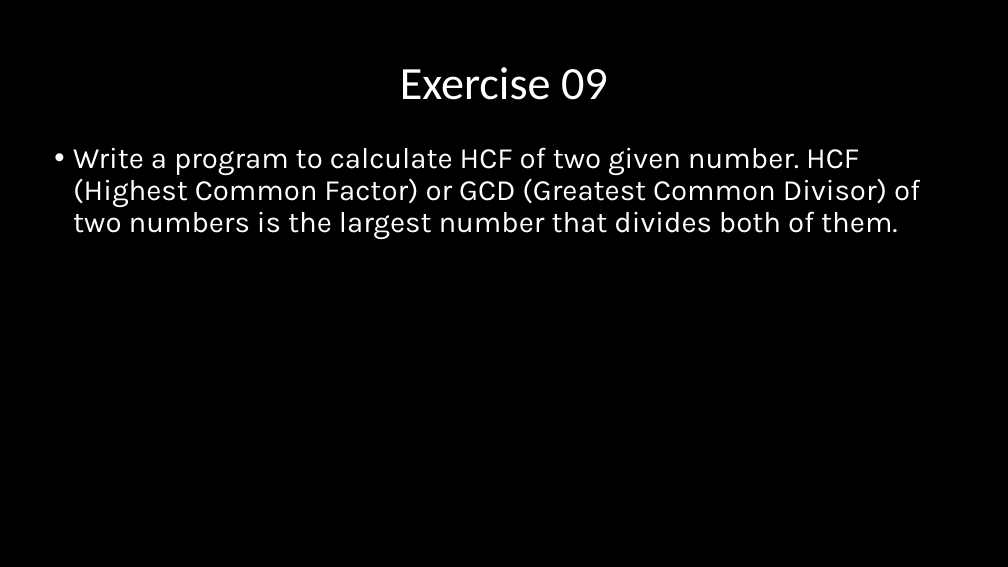
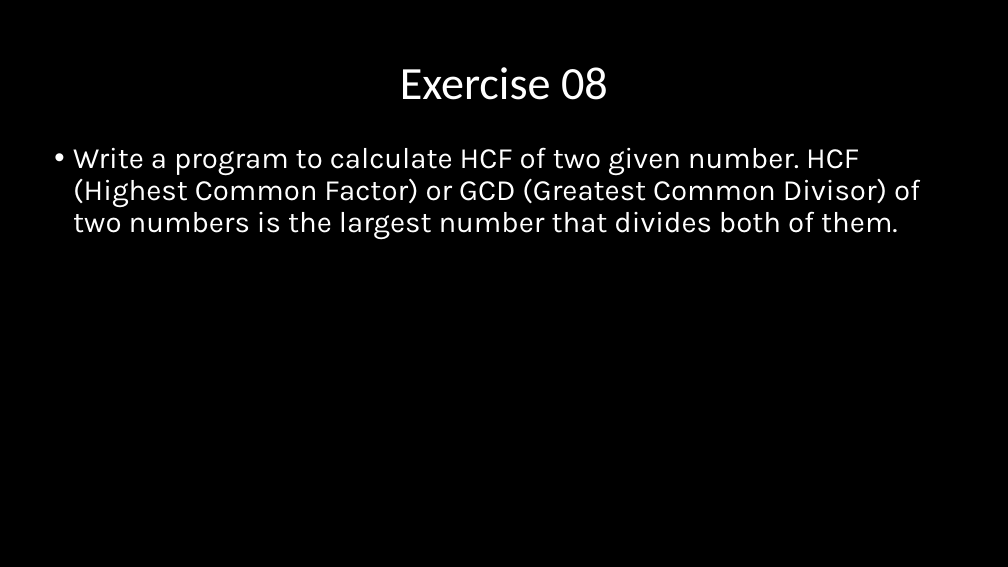
Before and after one commit to OmarAlmighty/FCI-Programming-Fundamentals, a slide deck: slide 40 of DAY 06.pptx (slide 42 before the commit). Drawn at 1008x567 pixels with LibreOffice and Linux fonts; fonts in the diff are those of the drawing. Boxes give left, top, right and bottom in pixels: in the first picture for what was removed or moved away, otherwise in the second. Text is boxed around its words. In the diff, an @@ line names an element or a change of style, - is before the commit and + after.

Commit message:
Added New Exercises

```diff
--- a/DAY 06.pptx
+++ b/DAY 06.pptx
@@ title at [400,67,608,100]: text changed @@
-Exercise 09
+Exercise 08
```
Also in this commit, not shown: 4 other slides changed, 7 slides added, 2 slides removed.
